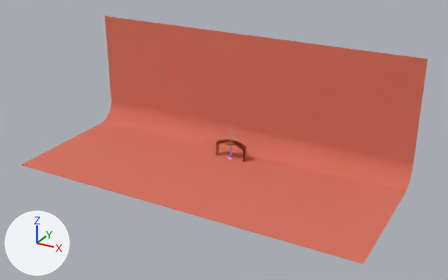
One commit to the glTF model assets/models/OzRacer.gltf: the scene before it, then after it.
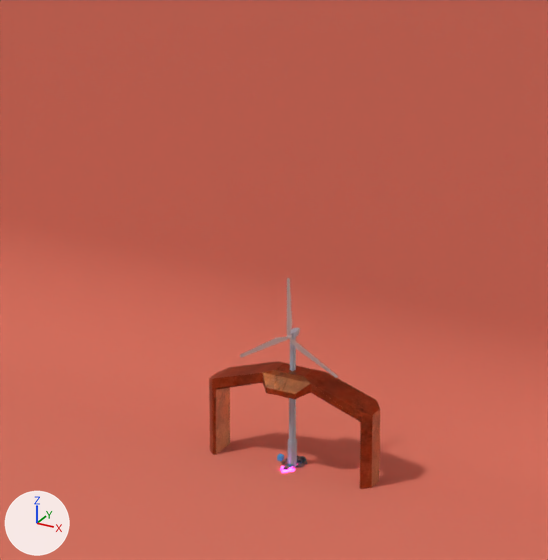
Old and new are each drawn whole from a camera (50 mm lens) standing at (541.0, -1011.0, 541.0) and looking at (32.0, -86.0, 79.0) and again close up on the part from 40% to 62% of the width and 27% to 62% of the height. The lights are fixed; the arrows at lower left show +X, +Y and +Z. Vertices at the same position are counted once.

Script lines for the objects in view, before the commit:
```python
me_cube_003 = bpy.data.meshes.new('Cube.003')
me_cube_003.from_pydata(...)  # 76 vertices, 148 faces; spans x -32.8..34.0, y -10.5..10.5, z -6.5..38.1
me_cube_003.materials.append(mat_iron)  # picture img_rust
me_cylinder_001 = bpy.data.meshes.new('Cylinder.001')
me_cylinder_001.from_pydata(...)  # 84 vertices, 150 faces; spans x -1.7..1.7, y -2.4..4.0, z -6.0..53.2
me_cylinder_001.materials.append(mat_turbine)  # light grey #afb6c3
me_cylinder_004 = bpy.data.meshes.new('Cylinder.004')
me_cylinder_004.from_pydata(...)  # 88 vertices, 160 faces; spans x -19.9..20.2, y -4.2..-2.4, z -11.9..23.1
me_cylinder_004.materials.append(mat_blades)  # light grey #cccccc
ob_blades = bpy.data.objects.new('Blades', me_cylinder_004)
ob_blades.location = (0.0, 0.0, 52.0)
ob_checkpoint = bpy.data.objects.new('CheckPoint', me_cube_003)
ob_checkpoint.location = (0.0, 0.0, 0.0)
ob_turbine = bpy.data.objects.new('Turbine', me_cylinder_001)
ob_turbine.location = (0.0, 0.0, 0.0)
# also in view: 'BackDrop' at (0.0, -86.0, 120.0)
```
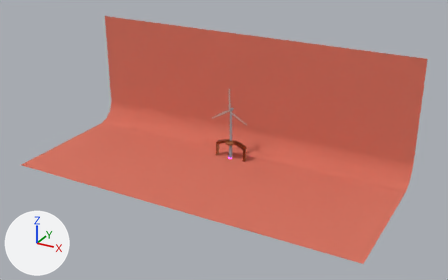
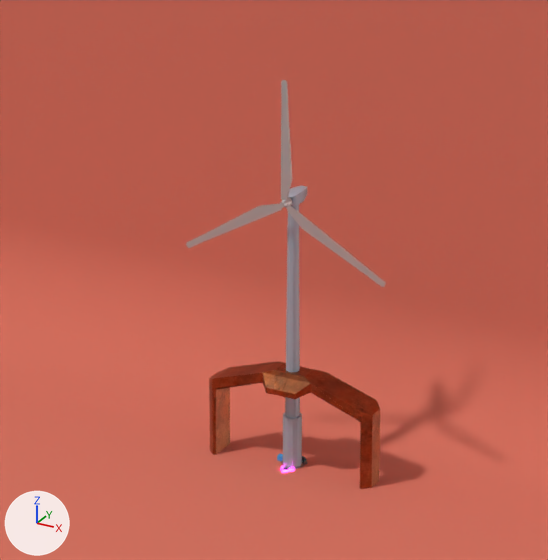
Commit message: smoke follows dead racer

The change, as a diff of the scene's bpy script:
```diff
--- a/assets/models/OzRacer.gltf.py
+++ b/assets/models/OzRacer.gltf.py
@@ me_cylinder_001 @@
 me_cylinder_001.from_pydata(...)  # 84 vertices, 150 faces; spans x -1.7..1.7, y -2.4..4.0, z -6.0..53.2
 # used by ob_turbine; location = (0.0, 0.0, 0.0)
+# me_cylinder_001 part 1: the whole mesh is scaled about the mesh origin by 2
 me_cylinder_001.materials.append(mat_turbine)
@@ me_cylinder_004 @@
 me_cylinder_004.from_pydata(...)  # 88 vertices, 160 faces; spans x -19.9..20.2, y -4.2..-2.4, z -11.9..23.1
 # used by ob_blades; location = (0.0, 0.0, 52.0)
+# me_cylinder_004 part 2: the whole mesh is scaled about the mesh origin by 2
 me_cylinder_004.materials.append(mat_blades)
@@ ob_blades @@
 ob_blades = bpy.data.objects.new('Blades', me_cylinder_004)
-ob_blades.location = (0.0, 0.0, 52.0)
+ob_blades.location = (0.0, 0.0, 104.0)
```

Location of each change, [x1, y1, x2, y2] in pixels of the close-ups (548 x 560 px):
'Blades', mesh rescaled, moved (103% wider, 106% taller)
    before: [240, 278, 338, 378]
    after: [186, 80, 386, 287]
'Turbine', mesh rescaled
    before: [287, 327, 300, 467]
    after: [283, 185, 307, 469]
